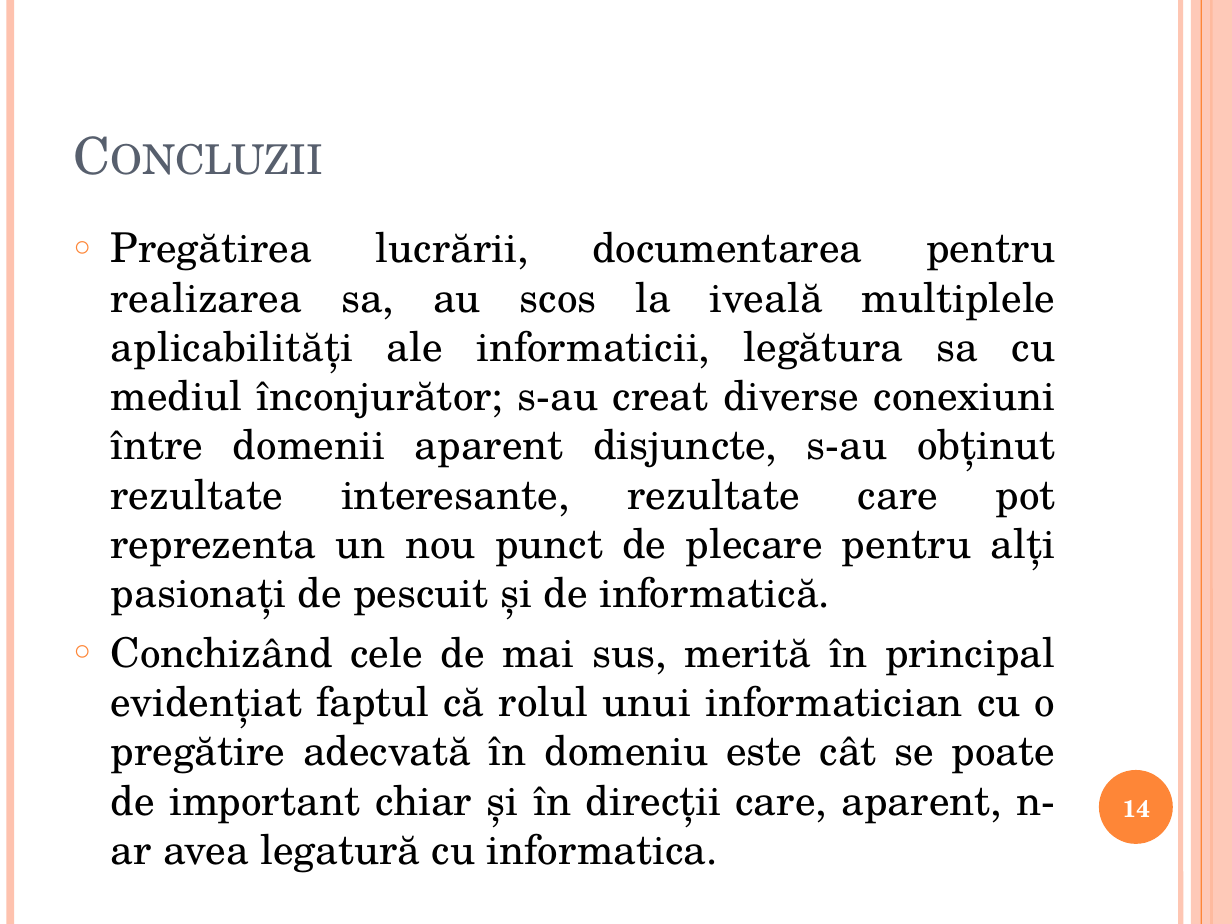
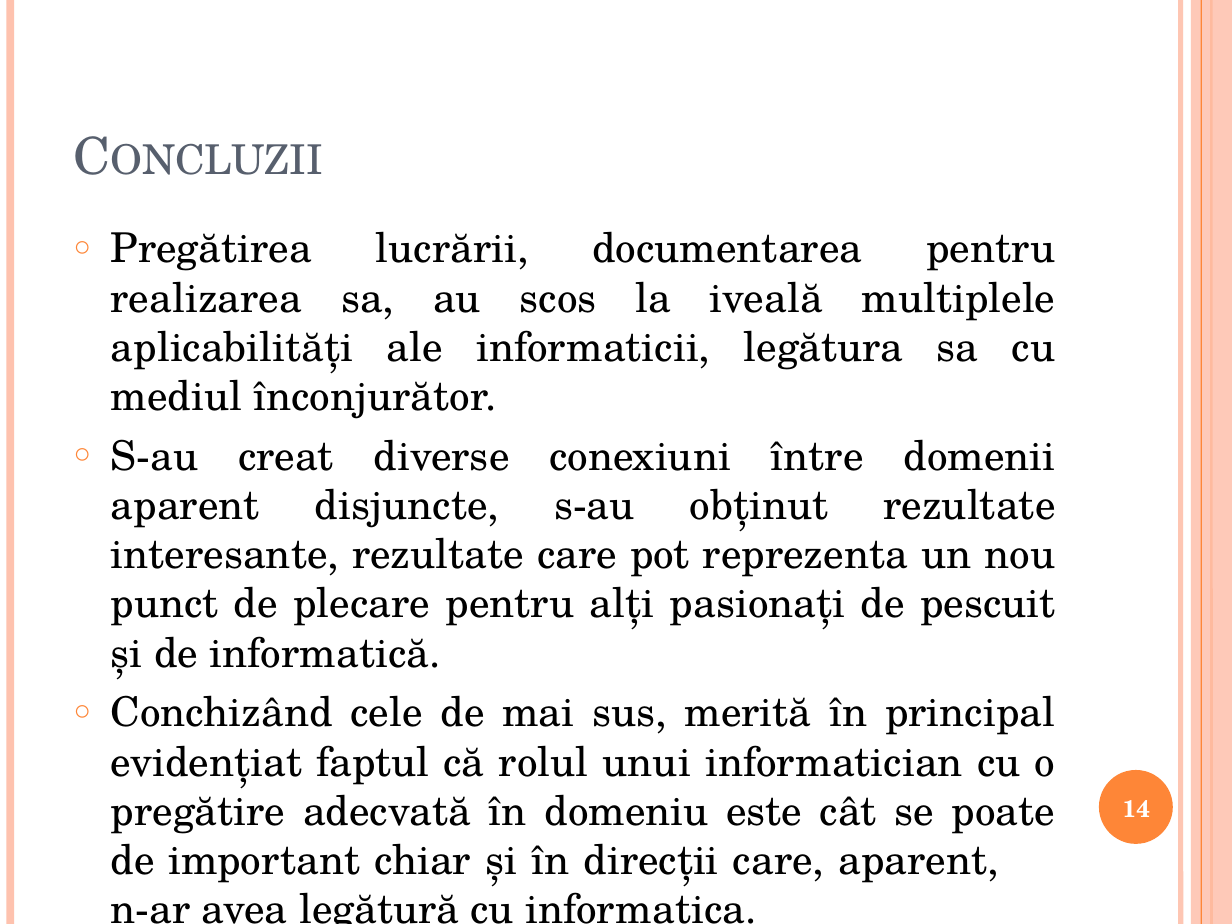
Before and after one commit to medyt/Lucrare-licenta, a slide deck: slide 14 of Prezentare licenta.pptx. Drawn at 1232x924 pixels with LibreOffice and Linux fonts; fonts in the diff are those of the drawing. Boxes give left, top, right and bottom in pixels: in the first picture for what was removed or moved away, otherwise in the second. Text is boxed around its words. In the diff, an @@ line names an element or a change of style, - is before the commit and + after.

Commit message:
ppt

```diff
--- a/Prezentare licenta.pptx
+++ b/Prezentare licenta.pptx
@@ text at <box>111,231,1056,886</box>: text changed @@
-○ Pregătirea lucrării, documentarea pentru realizarea sa, au scos la iveală multiplele aplicabilități ale informaticii, legătura sa cu mediul înconjurător; s-au creat diverse conexiuni între domenii aparent disjuncte, s-au obținut rezultate interesante, rezultate care pot reprezenta un nou punct de plecare pentru alți pasionați de pescuit și de informatică.
-○ Conchizând cele de mai sus, merită în principal evidențiat faptul că rolul unui informatician cu o pregătire adecvată în domeniu este cât se poate de important chiar și în direcții care, aparent, n-ar avea legatură cu informatica.
+○ Pregătirea lucrării, documentarea pentru realizarea sa, au scos la iveală multiplele aplicabilități ale informaticii, legătura sa cu mediul înconjurător.
+○ S-au creat diverse conexiuni între domenii aparent disjuncte, s-au obținut rezultate interesante, rezultate care pot reprezenta un nou punct de plecare pentru alți pasionați de pescuit și de informatică.
+○ Conchizând cele de mai sus, merită în principal evidențiat faptul că rolul unui informatician cu o pregătire adecvată în domeniu este cât se poate de important chiar și în direcții care, aparent, n-ar avea legătură cu informatica.
```
Also in this commit, not shown: 10 other slides changed.
